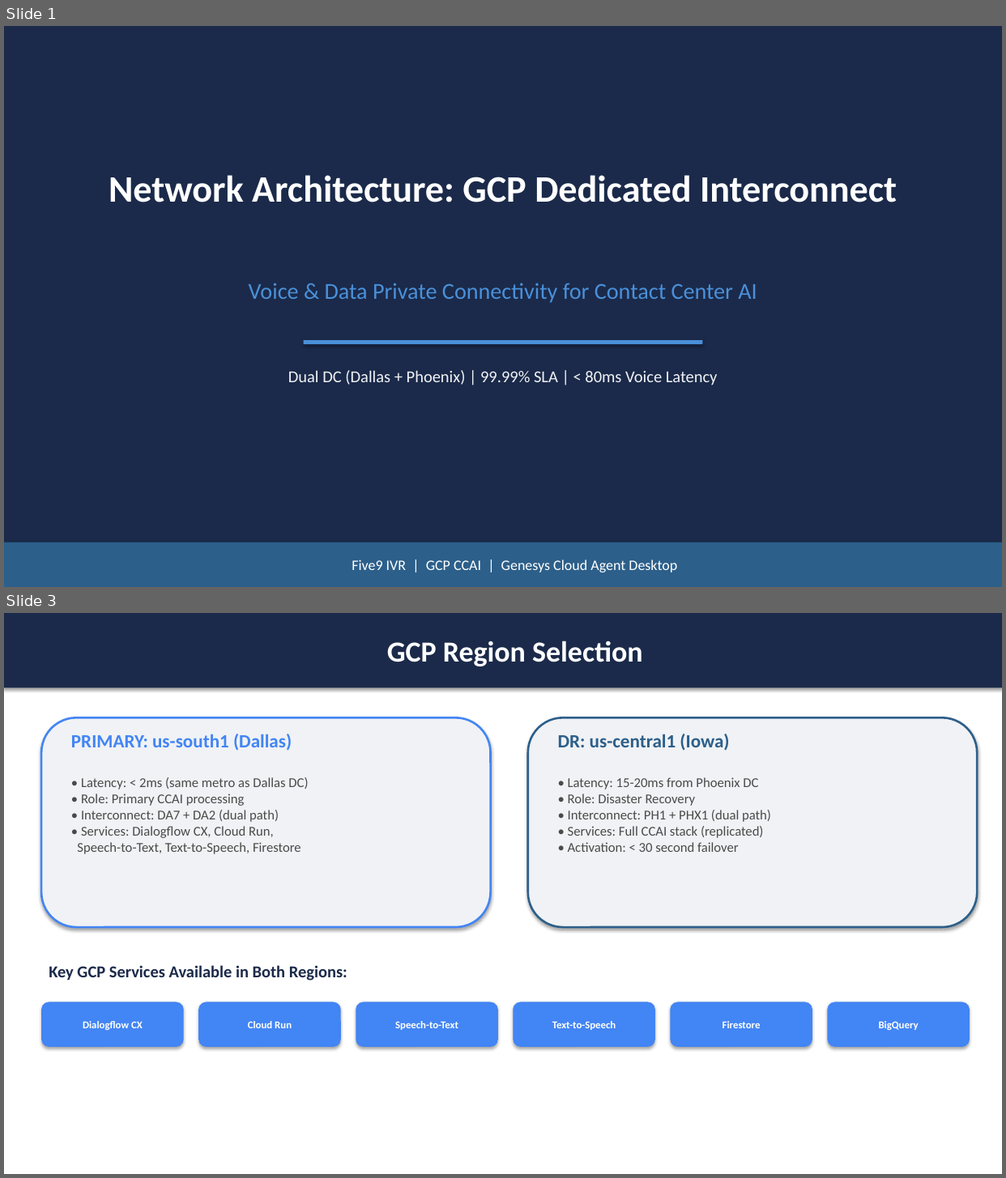
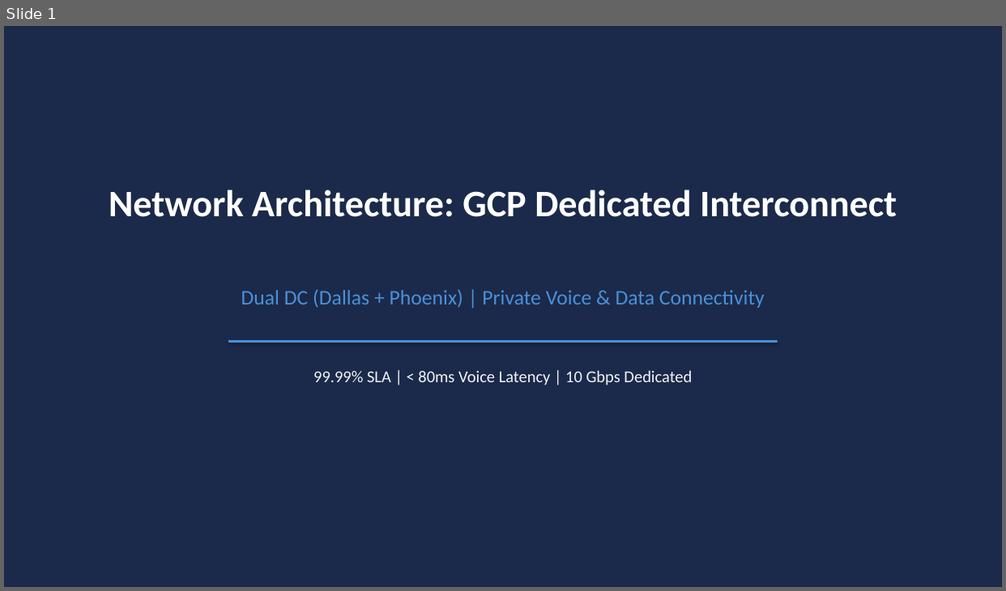
Before and after one commit to sunilsuryavanshi/hello_nw, a slide deck: docs/Five9_Genesys_Bridge_Executive_v1.pptx. Shown one above the other, each under a label of ours: slides 1 and 3 before the commit, slide 1 after it; the slides between them are not shown. The pictures are 1006x1178 and 1006x591 pixels, drawn with LibreOffice and Linux fonts; fonts in the diff are those of the drawing. Boxes give left, top, right and bottom in pixels: in the first picture for what was removed or moved away, otherwise in the second. Text is boxed around its words. In the diff, an @@ line names an element or a change of style, - is before the commit and + after.

Commit message:
Add Visio-style network diagram slides to executive PPT

```diff
--- a/docs/Five9_Genesys_Bridge_Executive_v1.pptx
+++ b/docs/Five9_Genesys_Bridge_Executive_v1.pptx
@@ slide 3 removed at <box>4,613,1002,1174</box>, background #FFFFFF @@
@@ rectangle removed at <box>4,613,1002,688</box> @@
-GCP Region Selection
@@ rounded rectangle removed at <box>41,717,491,927</box> @@
@@ text removed at <box>71,734,292,751</box> @@
-PRIMARY: us-south1 (Dallas)
@@ rounded rectangle removed at <box>528,717,978,927</box> @@
@@ text removed at <box>558,734,729,750</box> @@
-DR: us-central1 (Iowa)
@@ text removed at <box>77,777,308,854</box> @@
-• Latency: < 2ms (same metro as Dallas DC)
-• Role: Primary CCAI processing
-• Interconnect: DA7 + DA2 (dual path)
-• Services: Dialogflow CX, Cloud Run,
-Speech-to-Text, Text-to-Speech, Firestore
@@ text removed at <box>568,777,771,852</box> @@
-• Latency: 15-20ms from Phoenix DC
-• Role: Disaster Recovery
-• Interconnect: PH1 + PHX1 (dual path)
-• Services: Full CCAI stack (replicated)
-• Activation: < 30 second failover
@@ text removed at <box>49,965,347,981</box> @@
-Key GCP Services Available in Both Regions:
@@ rounded rectangle removed at <box>41,1003,184,1047</box> @@
-Dialogflow CX
@@ rounded rectangle removed at <box>198,1003,341,1047</box> @@
-Cloud Run
@@ rounded rectangle removed at <box>356,1003,498,1047</box> @@
-Speech-to-Text
@@ rounded rectangle removed at <box>513,1003,655,1047</box> @@
-Text-to-Speech
@@ rounded rectangle removed at <box>671,1003,812,1047</box> @@
-Firestore
@@ rounded rectangle removed at <box>828,1003,970,1047</box> @@
-BigQuery
@@ slide 1 changed as well @@
@@ text "Network Architecture: GCP Dedicated Interconnect": place and size @@
-text "Network Architecture: GCP Dedicated Interconnect" at <box>108,175,897,203</box>
+text "Network Architecture: GCP Dedicated Interconnect" at <box>108,190,897,217</box>
@@ text at <box>241,289,765,308</box>: text changed; size 22 to 20 pt @@
-Voice & Data Private Connectivity for Contact Center AI
+Dual DC (Dallas + Phoenix) | Private Voice & Data Connectivity
@@ rectangle: place and size @@
-rectangle at <box>304,340,702,345</box>
+rectangle at <box>228,340,778,343</box>
@@ text at <box>313,370,692,386</box>: text changed @@
-Dual DC (Dallas + Phoenix) | 99.99% SLA | < 80ms Voice Latency
+99.99% SLA | < 80ms Voice Latency | 10 Gbps Dedicated
@@ rectangle removed at <box>4,543,1002,587</box> @@
-Five9 IVR | GCP CCAI | Genesys Cloud Agent Desktop
```
Also in this commit, not shown: 1 other slide changed, 4 slides added, 7 other slides removed, 1 other file.
